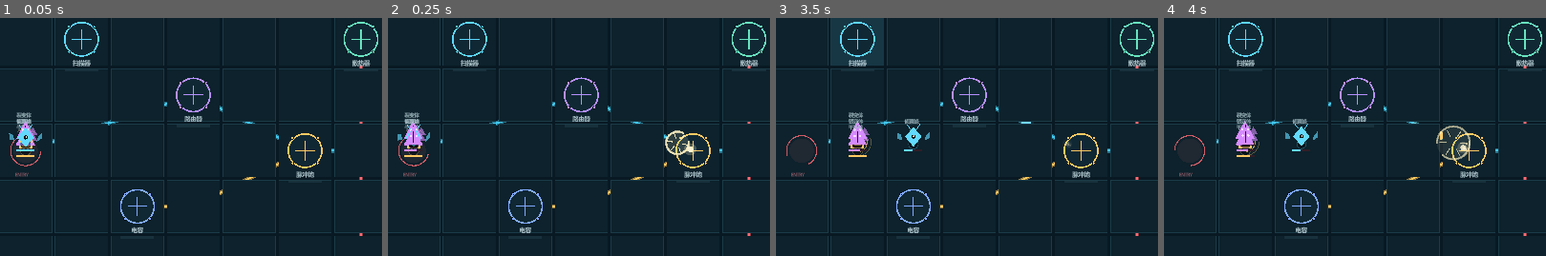
Above: before the commit, frames 1-4 (left to right).
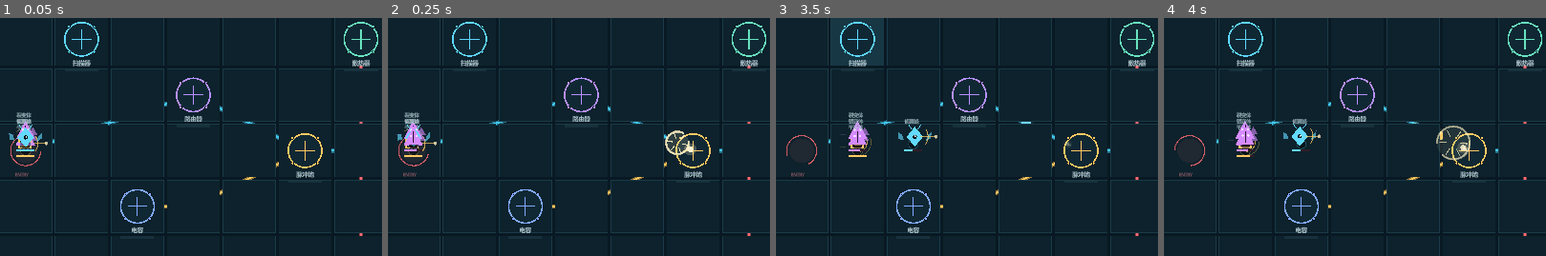
Above: after the commit, the same moments.

Repository: wsw12321/circuit-bastion
Game: Godot game, scene res://scenes/main.tscn
Two runs of this game, one before a commit and one after it. Both use one fixed random seed, a clock stepped at 60 frames per second and the inputs below.
Inputs (mouse positions are % of the whole screen's width and height, from its top left):
- Up to frame 1 (0.05 s): no input
- Up to frame 2 (0.25 s): no input
- Up to frame 3 (3.5 s): tap Enter at 0.5 s; drag from (50, 50) to (60, 28) at 0.52 s; drag from (30, 55) to (45, 70) at 1.27 s; move the mouse to (60, 28) at 2.02 s; tap Delete at 2.1 s; click (60, 28) at 2.17 s; tap Space at 2.75 s; drag from (45, 70) to (20, 35) at 2.77 s
- Up to frame 4 (4 s): move the mouse to (80, 65) at 3.52 s; tap R at 3.6 s; click (80, 65) at 3.67 s
The pictures show only the part of the screen within x 9-59%, y 28-78%; the shares and areas given below are measured in that part.

The runs differ from the first frame. In frame 1, less than 0.1% of the frame differs, in the area x 2-13%, y 46-56%; in frame 2, less than 0.1%; in frame 3, 0.2%; in frame 4, 0.2%, in the area x 16-41%, y 44-54%.

Commit message:
Drive procedural enemy animation states from deterministic render phase

Diff:
--- a/godot/battle_view.gd
+++ b/godot/battle_view.gd
@@ -477,7 +477,8 @@
 			draw_line(center + Vector2(art_size * 0.58, art_size * 0.94), center + Vector2(art_size * 0.78, art_size * 0.94), Color("#ffca62", 0.68), 2.0)
 		elif hit_intensity > 0.0:
 			draw_arc(center, art_size * 0.92, -phase, -phase + 4.1, 22, Color(art_color, 0.26 * hit_intensity), 1.5)
-		CHARACTER_ART.draw_enemy(self, center, art_size, kind, "hit" if hit_intensity > 0.0 else "idle", phase, hit_intensity)
+		var animation_state := _enemy_animation_state(enemy, hit_intensity)
+		CHARACTER_ART.draw_enemy(self, center, art_size, kind, animation_state, phase, hit_intensity)
 		var hp_ratio := clampf(float(enemy.get("hp", 1.0)) / maxf(1.0, float(enemy.get("max_hp", 1.0))), 0.0, 1.0)
 		var width_scale := maxf(0.78, character_scale)
 		var bar_width := (58.0 if is_boss else 34.0) * width_scale
@@ -496,6 +497,21 @@
 		return str(left.get("kind", "")) == "boss"
 	return left_progress < right_progress
 
+
+func _enemy_animation_state(enemy: Dictionary, hit_intensity: float) -> String:
+	if hit_intensity > 0.0:
+		return "hit"
+	if paused:
+		return "idle"
+	var kind := str(enemy.get("kind", "scout"))
+	var serial_text := str(enemy.get("id", "0")).replace("E", "")
+	var serial := float(int(serial_text)) if serial_text.is_valid_int() else 0.0
+	var progress := float(enemy.get("progress", 0.0))
+	var cycle := phase * (0.95 if kind == "boss" else 1.15) + serial * 0.77 + progress * 4.0
+	var attack_threshold := 0.80 if kind == "boss" else 0.92
+	if sin(cycle) > attack_threshold:
+		return "attack"
+	return "move" if absf(cos(cycle * 1.7)) > 0.18 else "idle"
 
 func _infer_enemy_kind(label: String) -> String:
 	var labels := {
